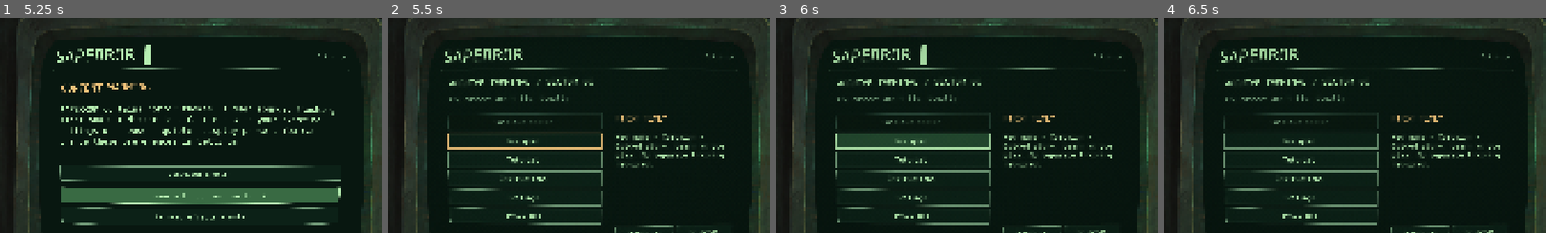
Above: before the commit, frames 1-4 (left to right).
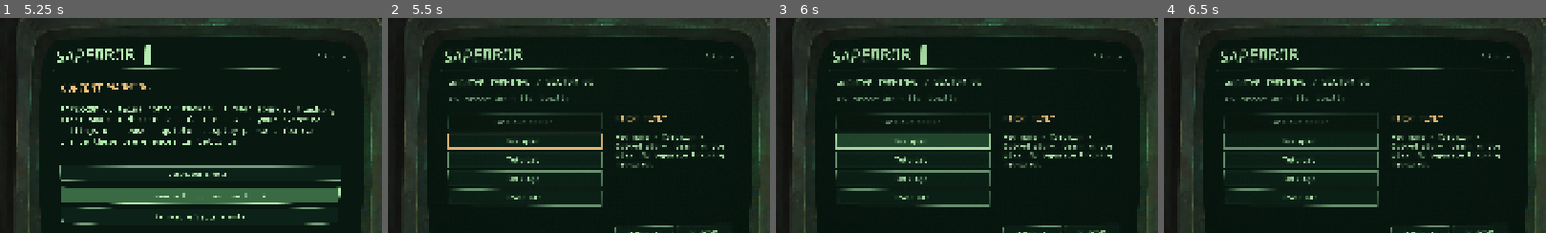
Above: after the commit, the same moments.

Repository: mazerfaker/SAPERROR
Game: Godot game, scene res://scenes/game/gameplay.tscn
Two runs of this game, one before a commit and one after it. Both use one fixed random seed, a clock stepped at 60 frames per second and the inputs below. Sound files missing from this copy of the repository are replaced by a short silence.
Inputs (mouse positions are % of the whole screen's width and height, from its top left):
- Up to frame 1 (5.25 s): tap Enter at 0.5, 2.75, 3.6 s; move the mouse to (72, 45) at 0.52 s; hold Right 0.53-1.25 s; tap F at 0.6, 5.1 s; click (72, 45) at 0.67 s; tap Space at 0.77, 1.25, 3.77 s; drag from (30, 55) to (45, 70) at 1.27 s; move the mouse to (60, 28) at 2.02 s; hold Right 2.03-2.75 s; tap B at 2.1 s; click (60, 28) at 2.17 s; drag from (45, 70) to (20, 35) at 2.77 s; move the mouse to (80, 65) at 3.52 s; hold Left 3.53-4.25 s; click (80, 65) at 3.67 s; tap Escape at 4.15 s; drag from (20, 35) to (35, 25) at 4.27 s; move the mouse to (55, 50) at 5.02 s; hold Down from 5.03 s (still down); click (55, 50) at 5.17 s
- Up to frame 2 (5.5 s): keep holding Down
- Up to frame 3 (6 s): release Down at 5.75 s; tap Space at 5.75 s; drag from (35, 25) to (30, 55) at 5.77 s
- Up to frame 4 (6.5 s): no input
The pictures show only the part of the screen within x 23-73%, y 8-58%; the shares and areas given below are measured in that part.

Frame 1 is identical in both runs. In frame 2, 0.8% of the frame differs, in the area x 16-57%, y 73-97%; in frame 3, 0.8%; in frame 4, 0.8%.

Commit message:
fix: shared UI click audio, remove briefing and diagnostics links, separate blinking cursor

Diff:
--- a/scripts/audio/terminal_audio.gd
+++ b/scripts/audio/terminal_audio.gd
@@ -43,6 +43,8 @@
 const VOICE_COUNT: int=6
 var sounds: Dictionary = {}
 var ambience: AudioStreamPlayer
+var ui_click_player: AudioStreamPlayer
+var ui_click_requests: int=0
 var voices: Array[AudioStreamPlayer] = []
 var next_voice: int = 0
 var voice_priorities: Array[int]=[]
@@ -184,8 +186,8 @@
 static func gain_db(channel: float,master: float,active: bool) -> float:
 	return linear_to_db(maxf(0.0001,clampf(channel,0.0,1.0)*clampf(master,0.0,1.0))) if active else -80.0
 
-static func button_event(screen: String) -> String:
-	return "menu_click" if screen=="menu" else "key"
+static func button_event(_screen: String) -> String:
+	return "menu_click"
 
 static func menu_click_stream() -> AudioStreamMP3:
 	if not ResourceLoader.exists(MENU_CLICK_PATH): return null
@@ -211,6 +213,10 @@
 	# Source checkout stays usable while original asset is awaiting upload.
 	# The old procedural click is only a fallback, never a replacement asset.
 	sounds["menu_click"] = menu_click if menu_click!=null else sounds["key"]
+	ui_click_player=AudioStreamPlayer.new()
+	ui_click_player.name="UIClickPlayer"
+	ui_click_player.stream=sounds["menu_click"]
+	add_child(ui_click_player)
 	var intro := admin_intro_stream()
 	if intro!=null: sounds["admin_intro"]=intro
 	ambience = AudioStreamPlayer.new()
@@ -234,6 +240,9 @@
 func _apply_levels() -> void:
 	if not is_instance_valid(ambience): return
 	ambience.volume_db = gain_db(hum_level,master_level,enabled)
+	if is_instance_valid(ui_click_player):
+		ui_click_player.volume_db=gain_db(sfx_level,master_level,enabled)
+		if not enabled or sfx_level<=0.0 or master_level<=0.0: ui_click_player.stop()
 	for voice in voices:
 		voice.volume_db = gain_db(sfx_level,master_level,enabled)
 		if not enabled or sfx_level <= 0.0: voice.stop()
@@ -245,6 +254,12 @@
 func play_event(kind: String) -> void:
 	if kind not in EVENTS and kind not in ["menu_click","admin_intro"]: return
 	last_event=kind
+	if kind=="menu_click":
+		ui_click_requests+=1
+		# Separate voice: a busy gameplay mixer cannot swallow a button click.
+		if enabled and sfx_level>0.0 and master_level>0.0 and is_instance_valid(ui_click_player):
+			ui_click_player.play(0.0)
+		return
 	if not enabled or sfx_level<=0.0 or master_level<=0.0 or voices.is_empty() or not sounds.has(kind): return
 	var busy: Array[bool]=[]
 	for voice in voices: busy.append(voice.playing)
--- a/scripts/ui/anomaly_challenge_ui.gd
+++ b/scripts/ui/anomaly_challenge_ui.gd
@@ -12,6 +12,7 @@
 var emblem_host: Control
 signal back
 signal clicked
+signal ui_clicked
 signal encounter_won
 signal trial_completed(id: String)
 signal immersion_event(id: String)
@@ -52,7 +53,7 @@
 	b.position=pos
 	b.size=extent
 	b.add_theme_font_size_override("font_size",24)
-	b.pressed.connect(func(): clicked.emit(); cb.call())
+	b.pressed.connect(func(): ui_clicked.emit(); cb.call())
 	body.add_child(b)
 	return b
 func restart() -> void:
--- a/scripts/ui/classic_ui.gd
+++ b/scripts/ui/classic_ui.gd
@@ -6,6 +6,7 @@
 const Board = preload("res://scripts/board/state.gd")
 signal back
 signal clicked
+signal ui_clicked
 const StyleBank=preload("res://scripts/ui/style_bank.gd")
 var style_bank:=StyleBank.new()
 var shown_second: int=-1
@@ -33,7 +34,7 @@
 	b.position=pos
 	b.size=extent
 	b.add_theme_font_size_override("font_size",24)
-	b.pressed.connect(func(): clicked.emit(); cb.call())
+	b.pressed.connect(func(): ui_clicked.emit(); cb.call())
 	body.add_child(b)
 	return b
 func rebuild() -> void:
--- a/scripts/ui/terminal_ui.gd
+++ b/scripts/ui/terminal_ui.gd
@@ -143,6 +143,7 @@
 var refresh_style_writes: int=0
 var page: Control
 var header_title: Label
+var header_cursor: Label
 var guide_label: Label
 var narrative_label: Label
 var narrative_tween: Tween
@@ -322,11 +323,18 @@
 		var cancel:=page.find_child("ConfirmCancel",true,false) as Button
 		if is_instance_valid(cancel): cancel.grab_focus()
 func _build_terminal_header() -> void:
-	header_title=_label("SAPERROR ▌",Rect2(88,52,620,92),page,72)
+	header_title=_label("SAPERROR",Rect2(88,52,620,92),page,72)
 	header_title.name="TerminalHeaderTitle"
 	header_title.mouse_filter=Control.MOUSE_FILTER_IGNORE
-	var font_size: int=header_title.get_theme_font_size("font_size")
-	var title_width: float=theme.default_font.get_string_size(header_title.text,HORIZONTAL_ALIGNMENT_LEFT,-1,font_size).x
+	var font_size: int=Access.fit_font(theme.default_font,"SAPERROR ▌",72,text_scale,Vector2(620,92),true)
+	header_title.add_theme_font_size_override("font_size",font_size)
+	var prefix_width: float=theme.default_font.get_string_size("SAPERROR ",HORIZONTAL_ALIGNMENT_LEFT,-1,font_size).x
+	var title_width: float=theme.default_font.get_string_size("SAPERROR ▌",HORIZONTAL_ALIGNMENT_LEFT,-1,font_size).x
+	header_cursor=_label("▌",Rect2(88.0+prefix_width,52,maxf(30.0,title_width-prefix_width+4.0),92),page,72)
+	header_cursor.name="TerminalHeaderCursor"
+	header_cursor.add_theme_font_size_override("font_size",font_size)
+	header_cursor.mouse_filter=Control.MOUSE_FILTER_IGNORE
+	header_cursor.autowrap_mode=TextServer.AUTOWRAP_OFF
 	header_emblem_slot=Control.new()
 	header_emblem_slot.name="HeaderEmblemSlot"
 	header_emblem_slot.mouse_filter=Control.MOUSE_FILTER_IGNORE
@@ -335,10 +343,10 @@
 	_update_header_caret(0.0)
 func _update_header_caret(delta: float) -> void:
 	header_caret_elapsed=fposmod(header_caret_elapsed+delta,HEADER_CARET_INTERVAL*2.0)
-	if not is_instance_valid(header_title): return
-	var shown: bool=reduced or header_caret_elapsed<HEADER_CARET_INTERVAL
-	var count: int=-1 if shown else header_title.text.length()-1
-	if header_title.visible_characters!=count: header_title.visible_characters=count
+	if not is_instance_valid(header_cursor): return
+	# A separate node avoids glyph clipping and preserves title/emblem layout.
+	# Honor the explicit reduced-motion / clear display safety choice.
+	header_cursor.visible=reduced or clear_display or header_caret_elapsed<HEADER_CARET_INTERVAL
 func _menu() -> void:
 	_label(tr("VIS_BOOT"),Rect2(124,190,1170,80),page,36)
 	_label(tr("VIS_TAGLINE"),Rect2(124,266,1170,62),page,28,DIM)
@@ -346,9 +354,8 @@
 	resume.disabled = not (campaign.active and campaign_failed) and not pending_sector and not sector_ready and (board == null or board.finished())
 	_button(tr("VIS_NEW_GAME"),Rect2(124,423,640,65),page,func(): _show("modes"))
 	_button(tr("VIS_TUTORIAL"),Rect2(124,501,640,65),page,func(): _show("tutorial"))
-	_button(tr("VIS_HELP"),Rect2(124,579,640,65),page,func(): _show("help"))
-	_button(tr("VIS_SETTINGS"),Rect2(124,657,640,65),page,func(): _show("settings"))
-	var power_button:=_button(tr("VIS_EXIT"),Rect2(124,735,640,65),page,func(): _show("confirm_exit"))
+	_button(tr("VIS_SETTINGS"),Rect2(124,579,640,65),page,func(): _show("settings"))
+	var power_button:=_button(tr("VIS_EXIT"),Rect2(124,657,640,65),page,func(): _show("confirm_exit"))
 	power_button.name="PowerOff"
 	if sessions==0 and not _has_run():
 		_label(tr("GUIDE_MENU_TITLE"),Rect2(820,345,500,64),page,32,AMBER)
@@ -458,6 +465,8 @@
 		tutorial_done = maxi(tutorial_done,step+1)
 		_save_session())
 	tutorial.back.connect(func(): _show("menu"))
+	tutorial.ui_clicked.connect(func(): audio.play_event("menu_click"))
+	tutorial.cell_clicked.connect(func(): audio.play_event("key"))
 	page.add_child(tutorial)
 func _reward_claimed_on_resume() -> bool:
 	# Compact boss sectors use pending_sector for an unfinished encounter.
@@ -656,7 +665,7 @@
 func _help() -> void:
 	_label(tr("VIS_HELP_TEXT"),Rect2(124,215,1170,500),page,34)
 	_button(tr("VIS_BACK"),Rect2(124,790,350,62),page,func(): _show("menu"))
-	_button(tr("PERF_TITLE"),Rect2(510,790,784,62),page,func(): _show("performance"))
+	# No player-facing diagnostics entry; direct QA access is retained.
 func _settings() -> void:
 	_label(tr("VIS_SETTINGS"),Rect2(124,212,1150,60),page,41)
 	var language_button := _button(tr("VIS_LANGUAGE")+": "+("Українська" if is_uk else "English"),Rect2(124,305,300,62),page,_language,22)
@@ -1654,6 +1663,7 @@
 	challenge.large_symbols=large_symbols
 	challenge.back.connect(func(): _show("challenges"))
 	challenge.clicked.connect(func(): audio.play_event("key"))
+	challenge.ui_clicked.connect(func(): audio.play_event("menu_click"))
 	challenge.trial_completed.connect(func(id: String):
 		if screen=="challenge" and challenge.model.won() and collection.finish_trial(id): _save_session())
 	active_trial=challenge
@@ -1723,6 +1733,7 @@
 	trial.large_symbols=large_symbols
 	trial.back.connect(func(): _show("menu"))
 	trial.clicked.connect(func(): audio.play_event("key"))
+	trial.ui_clicked.connect(func(): audio.play_event("menu_click"))
 	trial.encounter_won.connect(func():
 		if screen!="campaign_boss" or not pending_sector or not trial.model.won(): return
 		if not campaign.advance_phase(sector_number,kind): return
@@ -1831,6 +1842,7 @@
 	trial.large_symbols=large_symbols
 	trial.back.connect(func(): _show("campaign_route"))
 	trial.clicked.connect(func(): audio.play_event("key"))
+	trial.ui_clicked.connect(func(): audio.play_event("menu_click"))
 	trial.encounter_won.connect(func():
 		if screen!="campaign_archive" or not trial.model.won() or not campaign.choose_route(sector_number,true): return
 		collection.recover("MEMORY_%02d" % sector_number)
@@ -1891,6 +1903,7 @@
 	trial.large_symbols=large_symbols
 	trial.back.connect(func(): _show("ending_choice"))
 	trial.clicked.connect(func(): audio.play_event("key"))
+	trial.ui_clicked.connect(func(): audio.play_event("menu_click"))
 	trial.encounter_won.connect(func():
 		if screen!="rewrite_trial" or not trial.model.won() or campaign.rewrite_done: return
 		campaign.rewrite_done=true
@@ -1961,6 +1974,7 @@
 	view.large_symbols=large_symbols
 	view.back.connect(func(): _show("modes"))
 	view.clicked.connect(func(): audio.play_event("key"))
+	view.ui_clicked.connect(func(): audio.play_event("menu_click"))
 	page.add_child(view)
 func _free_complete() -> void:
 	_label(tr("MODE_FREE_COMPLETE"),Rect2(124,215,1170,100),page,42,AMBER)
@@ -2001,7 +2015,7 @@
 	var panel:=PerformancePanel.new()
 	panel.name="PerformanceReadout"
 	_place(panel,Rect2(124,310,1170,450),page)
-	_button(tr("VIS_BACK"),Rect2(124,810,350,60),page,func(): _show("help"))
+	_button(tr("VIS_BACK"),Rect2(124,810,350,60),page,func(): _show("menu"))
 
 func _accessibility() -> void:
 	_label(tr("ACC_TITLE"),Rect2(124,205,1170,68),page,40)
@@ -2037,7 +2051,7 @@
 func back_shortcut() -> bool:
 	if protocol_active or warning_pending or screen=="menu": return false
 	var parent_screen: String={
-		"audio":"settings","accessibility":"settings","text_scale":"accessibility","confirm_run":"profiles","confirm_exit":"menu","performance":"help",
+		"audio":"settings","accessibility":"settings","text_scale":"accessibility","confirm_run":"profiles","confirm_exit":"menu","performance":"menu",
 		"classic":"modes","profiles":"modes","challenge":"challenges",
 		"archive_preview":"archives","gallery_preview":"gallery","archives":"gallery",
 		"campaign_archive":"campaign_route","rewrite_trial":"ending_choice","replace":"shop"
--- a/scripts/ui/tutorial.gd
+++ b/scripts/ui/tutorial.gd
@@ -18,6 +18,8 @@
 var tool_button: Button
 signal completed(step: int)
 signal back
+signal ui_clicked
+signal cell_clicked
 var start_at: int = 0
 var step: int = 0
 var phase: int = 0
@@ -44,7 +46,7 @@
 	b.text = value
 	b.position = p
 	b.size = extent
-	b.pressed.connect(action)
+	b.pressed.connect(func(): ui_clicked.emit(); action.call())
 	b.add_theme_font_size_override("font_size",Access.fit_font(get_theme_default_font(),value,26,text_scale,extent-Vector2(20,12),false))
 	body.add_child(b)
 	return b
@@ -184,6 +186,7 @@
 				board.reveal(i)
 				if board.hp==2: phase=1
 	invalid_action=not solved and phase==old_phase and board.opened==old_opened and board.hp==old_hp and board.cells==old_cells
+	if not invalid_action: cell_clicked.emit()
 	if solved: completed.emit(step)
 	_refresh()
 func _previous() -> void:
--- a/tests/audio_test.gd
+++ b/tests/audio_test.gd
@@ -42,7 +42,7 @@
 			check(stream.loop_mode == AudioStreamWAV.LOOP_DISABLED,"one-shot "+kind)
 	check(Audio.button_event("menu")=="menu_click","menu uses dedicated click")
 	for screen in ["game","settings","audio","shop","profiles","help"]:
-		check(Audio.button_event(screen)=="key","non-menu sounds unchanged "+screen)
+		check(Audio.button_event(screen)=="menu_click","shared UI sound "+screen)
 	var menu_click := Audio.menu_click_stream()
 	if FileAccess.file_exists(Audio.MENU_CLICK_PATH):
 		check(FileAccess.get_sha256(Audio.MENU_CLICK_PATH)==Audio.MENU_CLICK_SHA,"exact original menu MP3 bytes")
--- a/tests/audio_ultimate_test.gd
+++ b/tests/audio_ultimate_test.gd
@@ -43,6 +43,20 @@
 	var ui:=UI.new()
 	ui.size=Vector2(1426,962)
 	root.add_child(ui)
+	ui._show("menu")
+	var power:=ui.page.find_child("PowerOff",true,false) as Button
+	var before_clicks: int=ui.audio.ui_click_requests
+	if is_instance_valid(power): power.pressed.emit()
+	check(ui.screen=="confirm_exit" and ui.audio.ui_click_requests==before_clicks+1,"menu click uses shared MP3 request")
+	var cancel:=ui.page.find_child("ConfirmCancel",true,false) as Button
+	if is_instance_valid(cancel): cancel.pressed.emit()
+	check(ui.screen=="menu" and ui.audio.ui_click_requests==before_clicks+2,"confirmation click uses shared sound")
+	ui._show("tutorial")
+	before_clicks=ui.audio.ui_click_requests
+	ui.tutorial.tiles[1].pressed.emit()
+	check(ui.audio.ui_click_requests==before_clicks,"tutorial cell excludes UI sound")
+	ui.tutorial.next_button.pressed.emit()
+	check(ui.audio.ui_click_requests==before_clicks+1,"tutorial next uses shared sound")
 	ui._show("audio")
 	var master:=ui.page.find_child("AudioSlider_master",true,false) as HSlider
 	check(is_instance_valid(master),"real master slider")
--- a/tests/final_polish_test.gd
+++ b/tests/final_polish_test.gd
@@ -107,14 +107,14 @@
 	ui.reduced=false
 	ui.header_caret_elapsed=0.0
 	ui._update_header_caret(0.0)
-	check(ui.header_title.visible_characters==-1,"caret shown")
+	check(ui.header_cursor.visible and ui.header_title.text=="SAPERROR","caret shown")
 	ui._update_header_caret(0.5)
-	check(ui.header_title.visible_characters==ui.header_title.text.length()-1,"only caret hidden")
+	check(not ui.header_cursor.visible and ui.header_title.visible,"only caret hidden")
 	ui._update_header_caret(0.5)
-	check(ui.header_title.visible_characters==-1,"caret returns")
+	check(ui.header_cursor.visible,"caret returns")
 	ui.reduced=true
 	ui._update_header_caret(0.5)
-	check(ui.header_title.visible_characters==-1,"reduced motion static caret")
+	check(ui.header_cursor.visible,"reduced motion static caret")
 	for scale in [0.75,1.0,1.25,1.5]:
 		ui.text_scale=scale
 		ui.theme=ui._terminal_theme()
Not shown, changed: CHANGELOG.md
